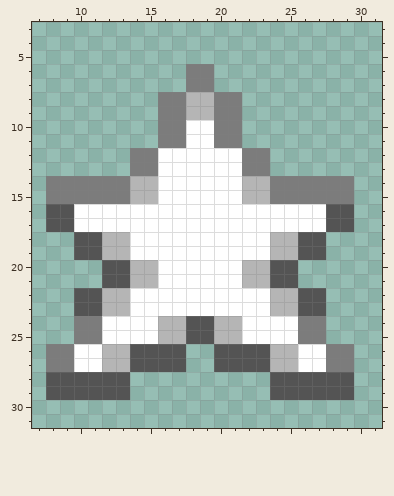
A pixel-art sprite gets an edit: Content/NPCs/NightEmpressBoss/Projectiles/ShootingStar.png. Above is the file before it was changed.
The file is 38x38 pixels. Shown: x 7..31, y 3..31.
After:
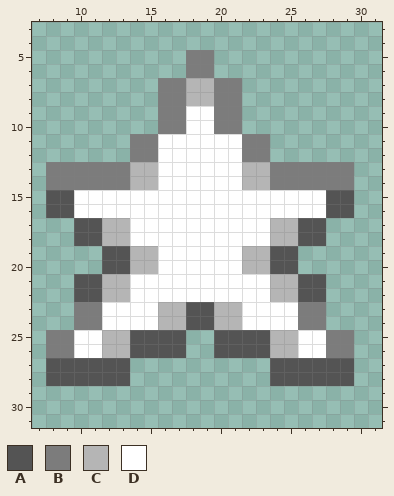
Palette (. is transparent): A #545454  B #7c7c7c  C #b5b5b5  D #ffffff
From old to new:
{"y":5,"x":18,"old":"..","new":"BB"}
{"y":7,"x":16,"old":"..BB..","new":"BBCCBB"}
{"y":9,"x":18,"old":"CC","new":"DD"}
{"y":11,"x":14,"old":"..BB","new":"BBDD"}
{"y":11,"x":20,"old":"BB..","new":"DDBB"}
{"y":13,"x":8,"old":"......BB","new":"BBBBBBCC"}
{"y":13,"x":22,"old":"BB......","new":"CCBBBBBB"}
{"y":15,"x":8,"old":"BBBBBBCC","new":"AADDDDDD"}
{"y":15,"x":22,"old":"CCBBBBBB","new":"DDDDDDAA"}
{"y":17,"x":8,"old":"AADDDD","new":"..AACC"}
{"y":17,"x":24,"old":"DDDDAA","new":"CCAA.."}
{"y":19,"x":10,"old":"AACCDD","new":"..AACC"}
{"y":19,"x":22,"old":"DDCCAA","new":"CCAA.."}
{"y":21,"x":10,"old":"..AACC","new":"AACCDD"}
{"y":21,"x":22,"old":"CCAA..","new":"DDCCAA"}
{"y":23,"x":10,"old":"AACC","new":"BBDD"}
{"y":23,"x":16,"old":"DDDDDD","new":"CCAACC"}
{"y":23,"x":24,"old":"CCAA","new":"DDBB"}
{"y":25,"x":8,"old":"..BBDDDDCCAACCDDDDBB..","new":"BBDDCCAAAA..AAAACCDDBB"}
{"y":27,"x":8,"old":"BBDDCCAAAA","new":"AAAAAA...."}
{"y":27,"x":20,"old":"AAAACCDDBB","new":"....AAAAAA"}
{"y":29,"x":8,"old":"AAAAAA","new":"......"}
{"y":29,"x":24,"old":"AAAAAA","new":"......"}
{"label":"changed","picture_box":[46,50,354,400]}
